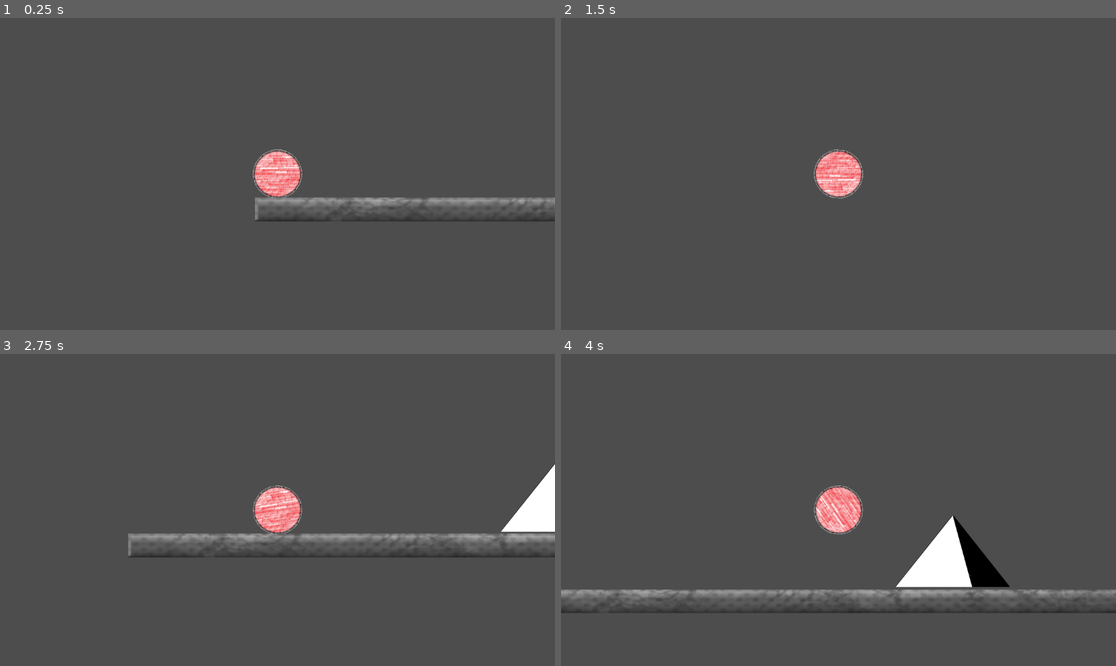
Above: before the commit, frames 1-4 (two rows, left to right).
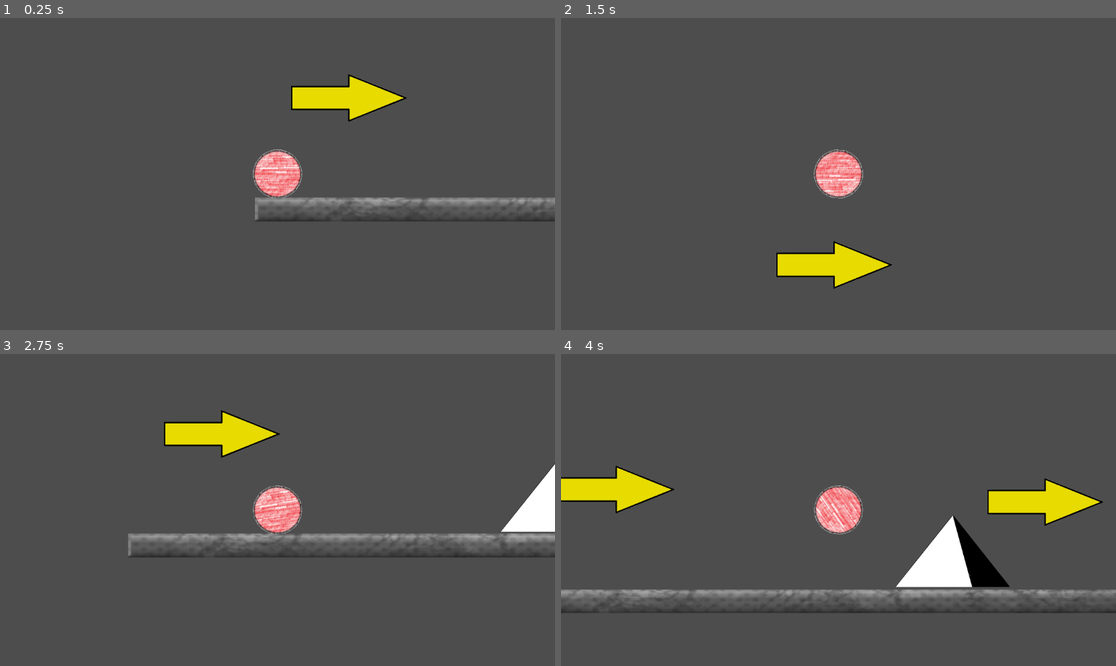
Above: after the commit, the same moments.

Repository: Cicadaware/Basic-Side-Scroller
Game: Godot game, scene res://node_2d.tscn
The game is run twice, just before and just after one commit, with the same random seed, the same clock (stepped at 60 frames per second) and the same inputs.
Inputs:
- Up to frame 1 (0.25 s): no input
- Up to frame 2 (1.5 s): tap Enter (ui_accept) at 0.5, 0.77 s; hold Right (ui_right) 0.53-1.28 s; hold Left (ui_left) from 1.28 s (still down)
- Up to frame 3 (2.75 s): tap Enter (ui_accept) at 1.52 s; release Left (ui_left) at 2.03 s; hold Right (ui_right) from 2.03 s (still down)
- Up to frame 4 (4 s): tap Enter (ui_accept) at 3.02, 3.77 s; release Right (ui_right) at 3.53 s; hold Left (ui_left) from 3.53 s (still down)

The runs differ from the first frame. In frame 1, 1.7% of the frame differs, in the area x 52-74%, y 18-34%; in frame 2, 1.7%; in frame 3, 1.7%; in frame 4, 3.3%, in the area x 0-98%, y 35-56%.

Commit message:
expanded level, added guide arrows

Diff:
--- a/node_2d.tscn
+++ b/node_2d.tscn
@@ -1,9 +1,10 @@
-[gd_scene load_steps=8 format=3 uid="uid://dmtml1es2u8tg"]
+[gd_scene load_steps=9 format=3 uid="uid://dmtml1es2u8tg"]
 
 [ext_resource type="Script" uid="uid://chwgfm4defjwi" path="res://player.gd" id="1_0e48y"]
 [ext_resource type="Texture2D" uid="uid://pw3pxx865n8c" path="res://resources/ball.png" id="2_q6r6c"]
 [ext_resource type="Texture2D" uid="uid://c2pm2ps72mgyy" path="res://resources/floor.png" id="3_0hol4"]
 [ext_resource type="Texture2D" uid="uid://r0p0dlhdxsg" path="res://resources/triangle.png" id="4_0hol4"]
+[ext_resource type="Texture2D" uid="uid://c4u82g56gpi0q" path="res://resources/arrow.png" id="5_q6r6c"]
 
 [sub_resource type="CircleShape2D" id="CircleShape2D_epypp"]
 
@@ -14,6 +15,64 @@
 size = Vector2(128, 128)
 
 [node name="Node2D" type="Node2D"]
+
+[node name="Arrow" type="Sprite2D" parent="."]
+position = Vector2(-88, -204)
+scale = Vector2(0.605887, 0.628513)
+texture = ExtResource("5_q6r6c")
+
+[node name="Arrow7" type="Sprite2D" parent="."]
+position = Vector2(1769, -1381)
+rotation = 0.612836
+scale = Vector2(0.605887, 0.628513)
+texture = ExtResource("5_q6r6c")
+
+[node name="Arrow8" type="Sprite2D" parent="."]
+position = Vector2(2238, -1030)
+rotation = 0.612836
+scale = Vector2(0.605887, 0.628513)
+texture = ExtResource("5_q6r6c")
+
+[node name="Arrow9" type="Sprite2D" parent="."]
+position = Vector2(2757, -714)
+rotation = -0.00717378
+scale = Vector2(0.605887, 0.628513)
+texture = ExtResource("5_q6r6c")
+
+[node name="Arrow10" type="Sprite2D" parent="."]
+position = Vector2(3578, -733)
+rotation = -0.00717378
+scale = Vector2(0.605887, 0.628513)
+texture = ExtResource("5_q6r6c")
+
+[node name="Arrow2" type="Sprite2D" parent="."]
+position = Vector2(802, -178)
+scale = Vector2(0.605887, 0.628513)
+texture = ExtResource("5_q6r6c")
+
+[node name="Arrow3" type="Sprite2D" parent="."]
+position = Vector2(1334, -357)
+rotation = -2.41671
+scale = Vector2(0.282707, 0.379693)
+texture = ExtResource("5_q6r6c")
+
+[node name="Arrow4" type="Sprite2D" parent="."]
+position = Vector2(1177, -594)
+rotation = -0.735509
+scale = Vector2(0.282707, 0.379693)
+texture = ExtResource("5_q6r6c")
+
+[node name="Arrow5" type="Sprite2D" parent="."]
+position = Vector2(1293, -853)
+rotation = -2.1936
+scale = Vector2(0.282707, 0.379693)
+texture = ExtResource("5_q6r6c")
+
+[node name="Arrow6" type="Sprite2D" parent="."]
+position = Vector2(1230, -1117)
+rotation = -0.519905
+scale = Vector2(0.282707, 0.379693)
+texture = ExtResource("5_q6r6c")
 
 [node name="Player" type="RigidBody2D" parent="."]
 position = Vector2(-236, -53)
@@ -49,16 +108,30 @@
 position = Vector2(5, 3)
 shape = SubResource("RectangleShape2D_q6r6c")
 
-[node name="Ground3" type="StaticBody2D" parent="." groups=["Ground"]]
+[node name="Pyramid" type="StaticBody2D" parent="." groups=["Ground"]]
 position = Vector2(641, -54)
 scale = Vector2(-3.41823, 0.805953)
 
-[node name="Sprite2D" type="Sprite2D" parent="Ground3"]
+[node name="Sprite2D" type="Sprite2D" parent="Pyramid"]
 position = Vector2(9.0127, -26.8184)
 scale = Vector2(0.12626, 0.485941)
 texture = ExtResource("4_0hol4")
 
-[node name="CollisionPolygon2D" type="CollisionPolygon2D" parent="Ground3"]
+[node name="CollisionPolygon2D" type="CollisionPolygon2D" parent="Pyramid"]
+position = Vector2(-8.48391, -19.8523)
+scale = Vector2(19.8316, 24.7876)
+polygon = PackedVector2Array(2.79994, 3.67267, 1.98265, 0.369649, 0.884191, -4.06972, -1.00208, 3.67267)
+
+[node name="Pyramid2" type="StaticBody2D" parent="." groups=["Ground"]]
+position = Vector2(3051, -481)
+scale = Vector2(-3.41823, 0.805953)
+
+[node name="Sprite2D" type="Sprite2D" parent="Pyramid2"]
+position = Vector2(9.0127, -26.8184)
+scale = Vector2(0.12626, 0.485941)
+texture = ExtResource("4_0hol4")
+
+[node name="CollisionPolygon2D" type="CollisionPolygon2D" parent="Pyramid2"]
 position = Vector2(-8.52759, -26.0235)
 scale = Vector2(19.8316, 24.7876)
 polygon = PackedVector2Array(2.79994, 3.67267, 1.98265, 0.369649, 0.884191, -4.06972, -1.00208, 3.67267)
@@ -125,6 +198,20 @@
 texture = ExtResource("3_0hol4")
 
 [node name="CollisionShape2D" type="CollisionShape2D" parent="Ground8"]
+position = Vector2(5, 3)
+shape = SubResource("RectangleShape2D_q6r6c")
+
+[node name="Ground9" type="StaticBody2D" parent="."]
+position = Vector2(2108, -835)
+rotation = 0.688225
+scale = Vector2(10, 0.383)
+
+[node name="Sprite2D" type="Sprite2D" parent="Ground9"]
+position = Vector2(5.034, 2.60975)
+scale = Vector2(0.197854, 5.16971)
+texture = ExtResource("3_0hol4")
+
+[node name="CollisionShape2D" type="CollisionShape2D" parent="Ground9"]
 position = Vector2(5, 3)
 shape = SubResource("RectangleShape2D_q6r6c")
 
@@ -142,4 +229,17 @@
 position = Vector2(5, 3)
 shape = SubResource("RectangleShape2D_q6r6c")
 
+[node name="Ground10" type="StaticBody2D" parent="." groups=["Ground"]]
+position = Vector2(3529, -405)
+scale = Vector2(15.296, 0.383178)
+
+[node name="Sprite2D" type="Sprite2D" parent="Ground10"]
+position = Vector2(5.034, 2.60975)
+scale = Vector2(0.197854, 5.16971)
+texture = ExtResource("3_0hol4")
+
+[node name="CollisionShape2D" type="CollisionShape2D" parent="Ground10"]
+position = Vector2(5, 3)
+shape = SubResource("RectangleShape2D_q6r6c")
+
 [connection signal="body_entered" from="Player/FloorArea" to="Player" method="_on_floor_area_body_entered"]
Binary file added: resources/arrow.png
Not shown, added: resources/arrow.png.import
Not shown, added: resources/arrow.png~
